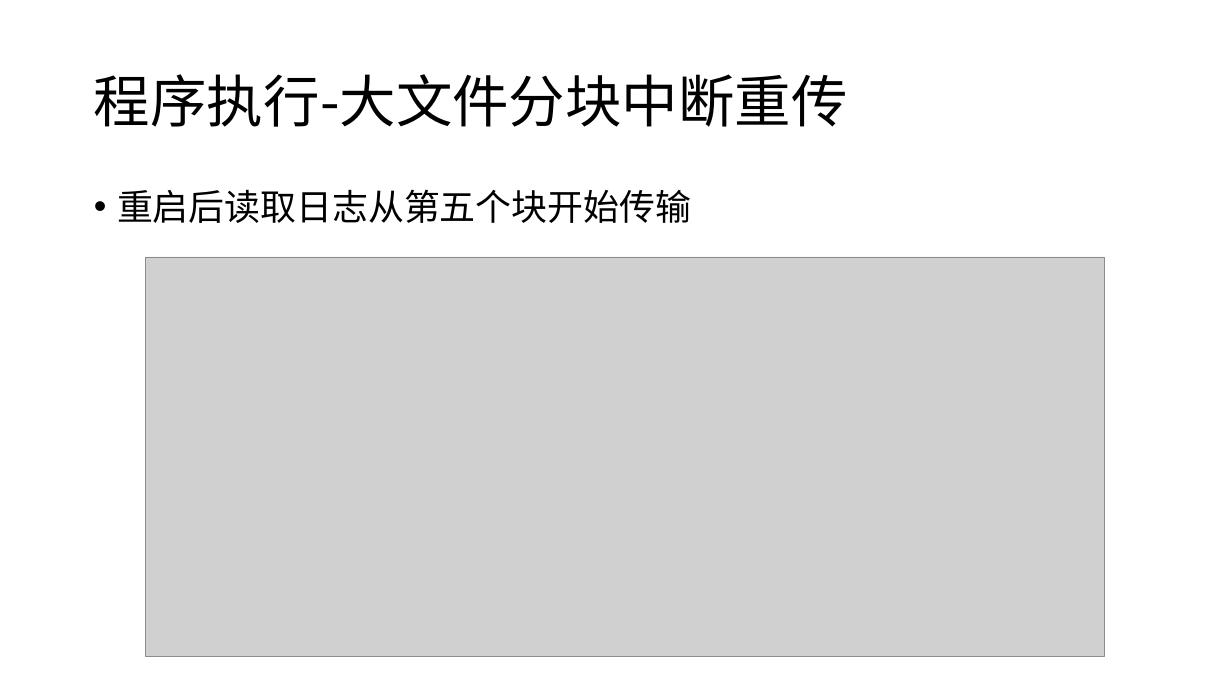
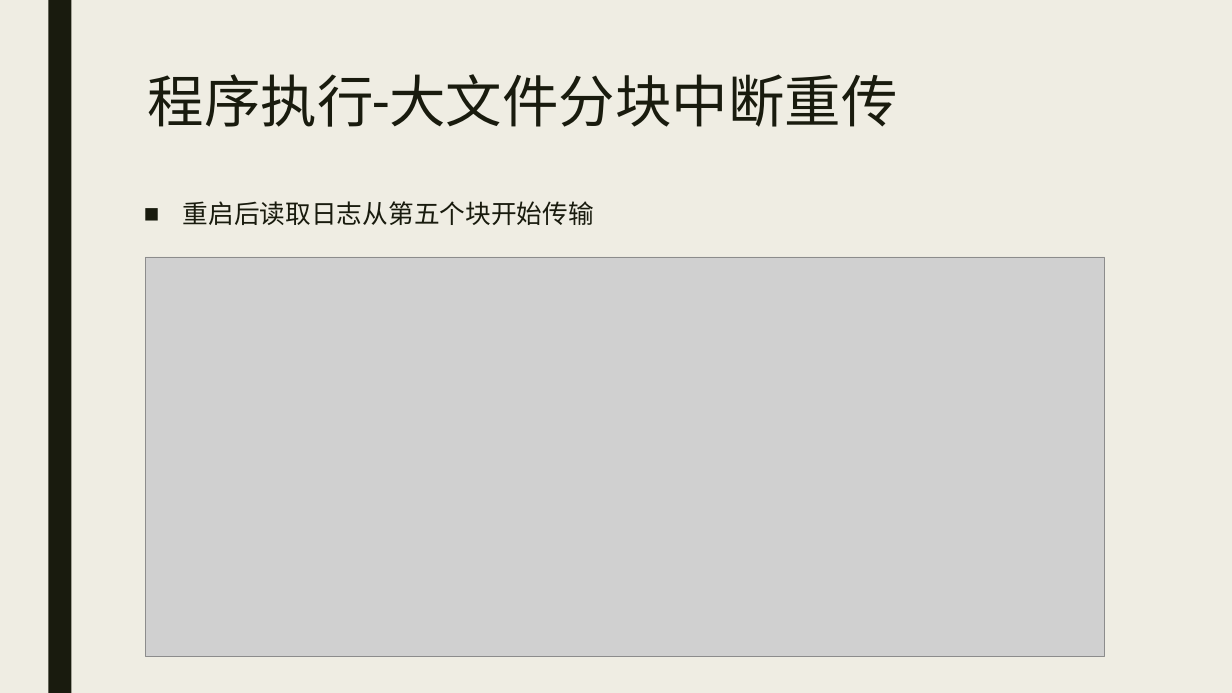
Before and after one commit to Caesarhhh/2021-Big-data-development, a slide deck: slide 22 of 大数据怎么存？/Big-data-homework1展示ppt.pptx. Drawn at 1232x693 pixels with LibreOffice and Linux fonts; fonts in the diff are those of the drawing; grey boxes stand for pictures. Boxes give left, top, right and bottom in pixels: in the first picture for what was removed or moved away, otherwise in the second. Text is boxed around its words. In the diff, an @@ line names an element or a change of style, - is before the commit and + after.

```diff
--- a/大数据怎么存？/Big-data-homework1展示ppt.pptx
+++ b/大数据怎么存？/Big-data-homework1展示ppt.pptx
@@ background #FFFFFF to #EFEDE3 @@
@@ rectangle added at (x1=48, y1=0, x2=71, y2=693), fill #191B0E @@
@@ title "程序执行-大文件分块中断重传" moved from (x1=94, y1=74, x2=848, y2=127) to (x1=148, y1=74, x2=898, y2=127) @@
@@ title "程序执行-大文件分块中断重传" at (x1=148, y1=74, x2=898, y2=127): font Noto Sans CJK SC to Roboto, text colour #000000 to #191B0E; line spacing 0.9 to 0.89; vertical alignment middle to top @@
@@ text "重启后读取日志从第五个块开始传输" moved from (x1=117, y1=189, x2=691, y2=223) to (x1=183, y1=201, x2=594, y2=225) @@
@@ text "重启后读取日志从第五个块开始传输" at (x1=183, y1=201, x2=594, y2=225): size 28 to 20 pt, font Noto Sans CJK SC to Roboto, text colour #000000 to #191B0E; bullet • to ■; line spacing 0.9 to 0.94; more space between paragraphs @@
```
Also in this commit, not shown: 22 other slides changed.
